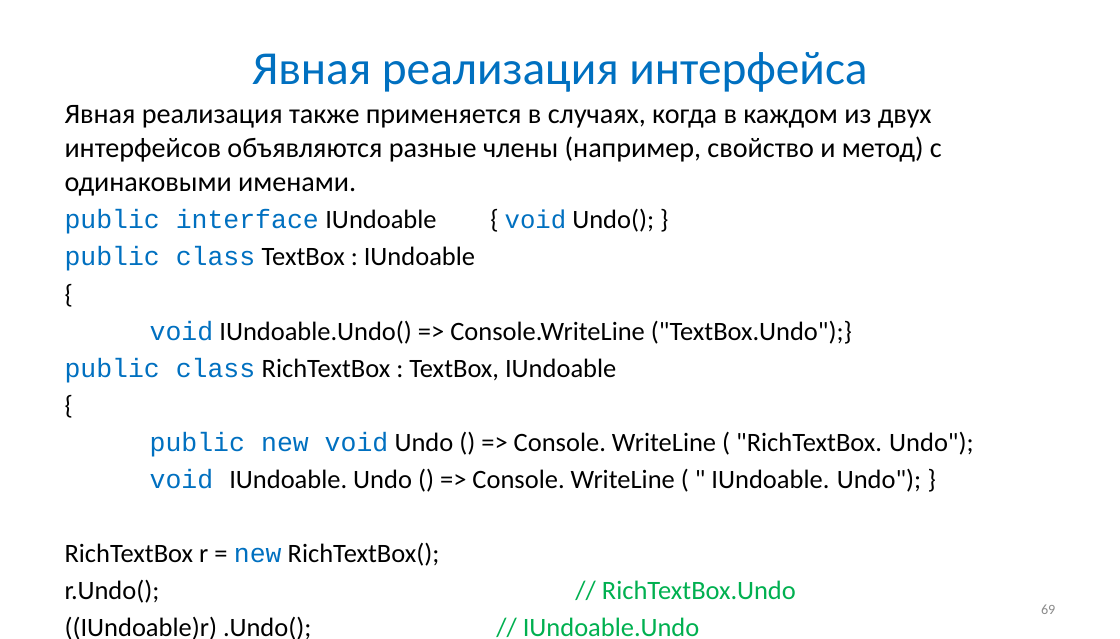
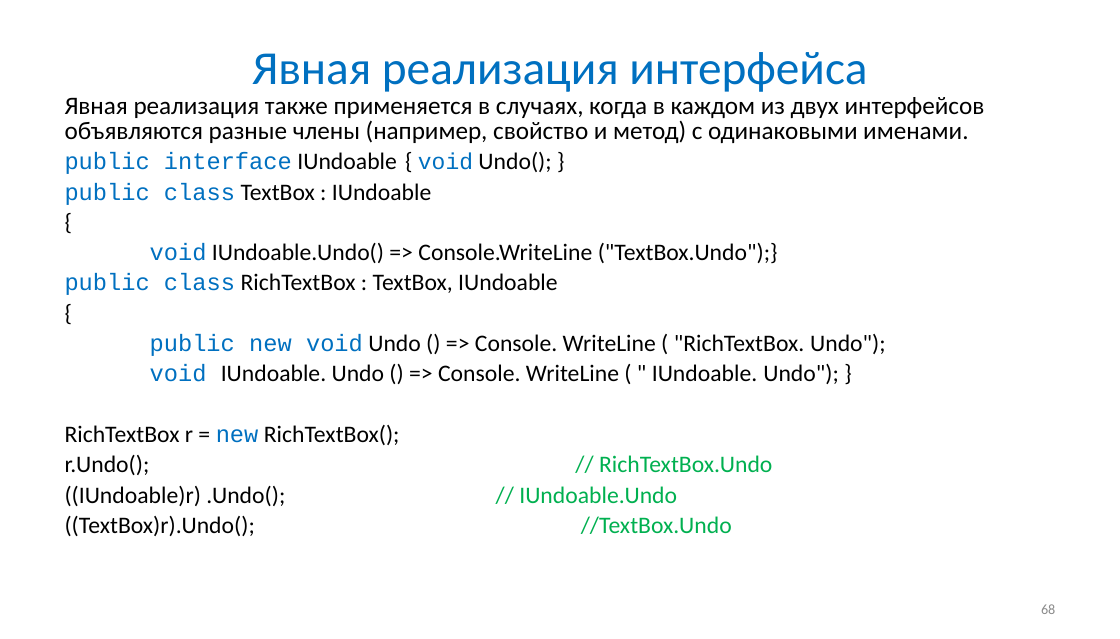
Before and after one commit to Mrztv/KRSU, a slide deck: slide 68 of 2026/ООП/Хмелева/ООП2.pptx (slide 69 before the commit). Drawn at 1120x639 pixels with LibreOffice and Linux fonts; fonts in the diff are those of the drawing. Boxes give left, top, right and bottom in pixels: in the first picture for what was removed or moved away, otherwise in the second. Text is boxed around its words. In the diff, an @@ line names an element or a change of style, - is before the commit and + after.

```diff
--- a/2026/ООП/Хмелева/ООП2.pptx
+++ b/2026/ООП/Хмелева/ООП2.pptx
@@ text "Явная реализация также применяется в ..." at (x1=65, y1=97, x2=985, y2=534): size 23.8 to 21.2 pt in "Явная реализация также применяется в случаях, когда ..."; size 22.4 to 20 pt in "public interface IUndoable { Undo(); }", "public class TextBox : IUndoable", "{", "void IUndoable.Undo() => Console.WriteLine ("TextBox.Undo"); ..." and 8 more places; size 21.7 to 19.4 pt in "void"; line spacing 1 to 0.8; more space between paragraphs @@
@@ page number at (x1=1041, y1=604, x2=1055, y2=614): text changed @@
-69
+68
```
Also in this commit, not shown: 91 other slides changed, 1 slide removed, 27 other files.
